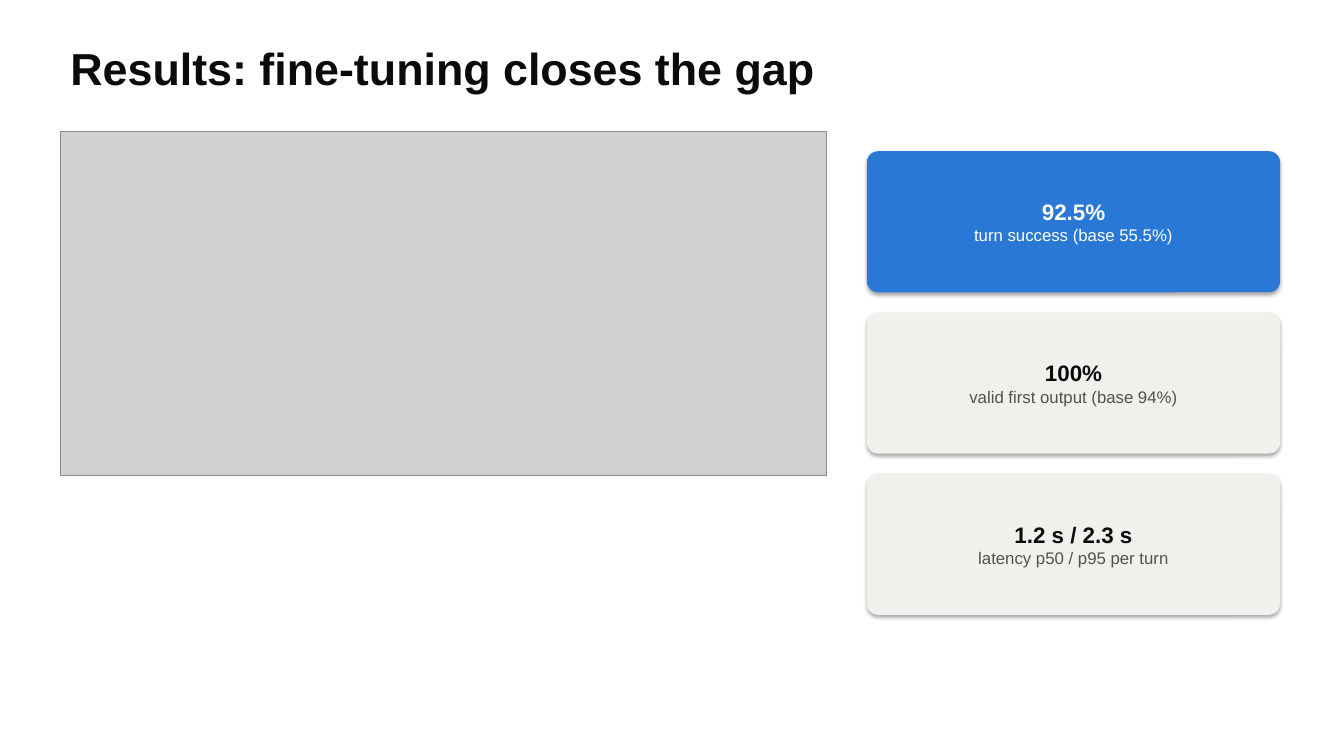
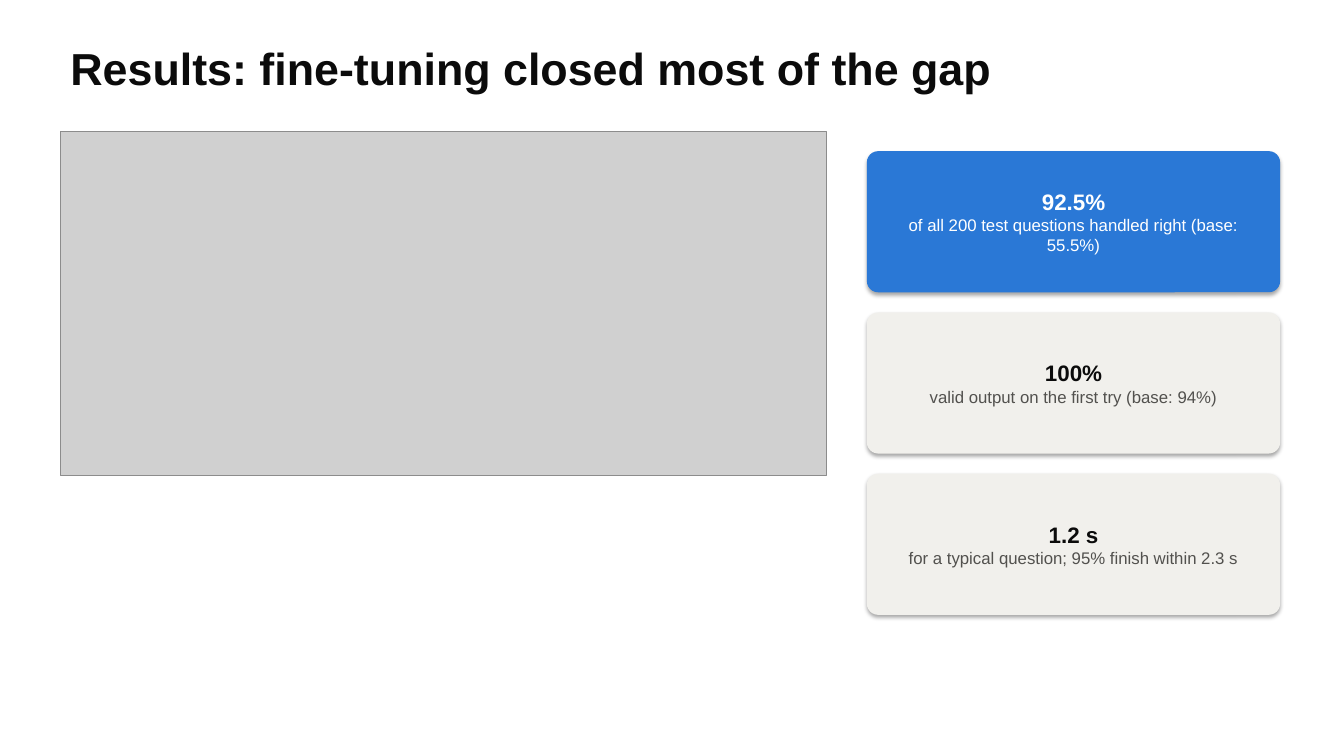
Before and after one commit to weimiao67/llm-class-final, a slide deck: slide 9 of docs/slides/housing-analyst.pptx (slide 8 before the commit). Drawn at 1344x756 pixels with LibreOffice and Linux fonts; fonts in the diff are those of the drawing; grey boxes stand for pictures. Boxes give left, top, right and bottom in pixels: in the first picture for what was removed or moved away, otherwise in the second. Text is boxed around its words. In the diff, an @@ line names an element or a change of style, - is before the commit and + after.

```diff
--- a/docs/slides/housing-analyst.pptx
+++ b/docs/slides/housing-analyst.pptx
@@ text at [70,52,991,93]: text changed @@
-Results: fine-tuning closes the gap
+Results: fine-tuning closed most of the gap
@@ text in rounded rectangle at [909,219,1238,255]: text changed @@
-turn success (base 55.5%)
+of all 200 test questions handled right (base: 55.5%)
@@ text in rounded rectangle at [930,391,1217,407]: text changed @@
-valid first output (base 94%)
+valid output on the first try (base: 94%)
@@ text in rounded rectangle at [909,527,1237,568]: text changed @@
-1.2 s / 2.3 s
-latency p50 / p95 per turn
+1.2 s
+for a typical question; 95% finish within 2.3 s
```
Also in this commit, not shown: 13 other slides changed, 1 slide added, 4 other files.
